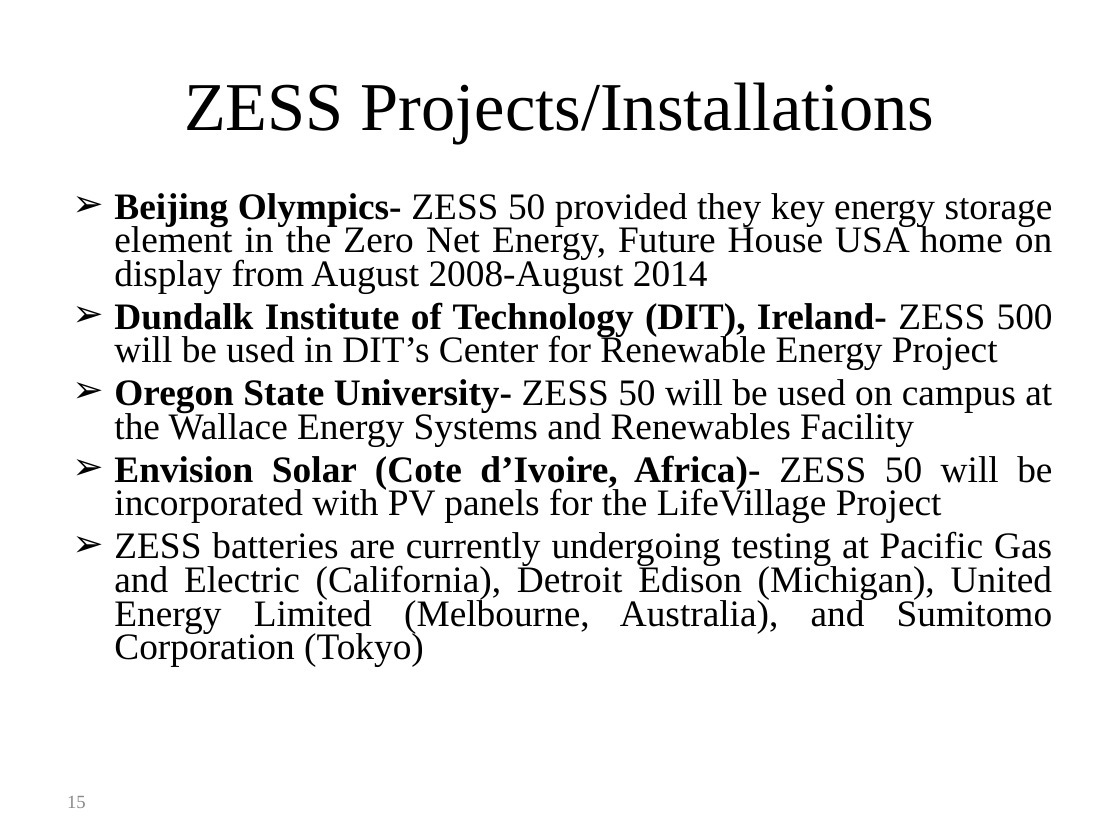
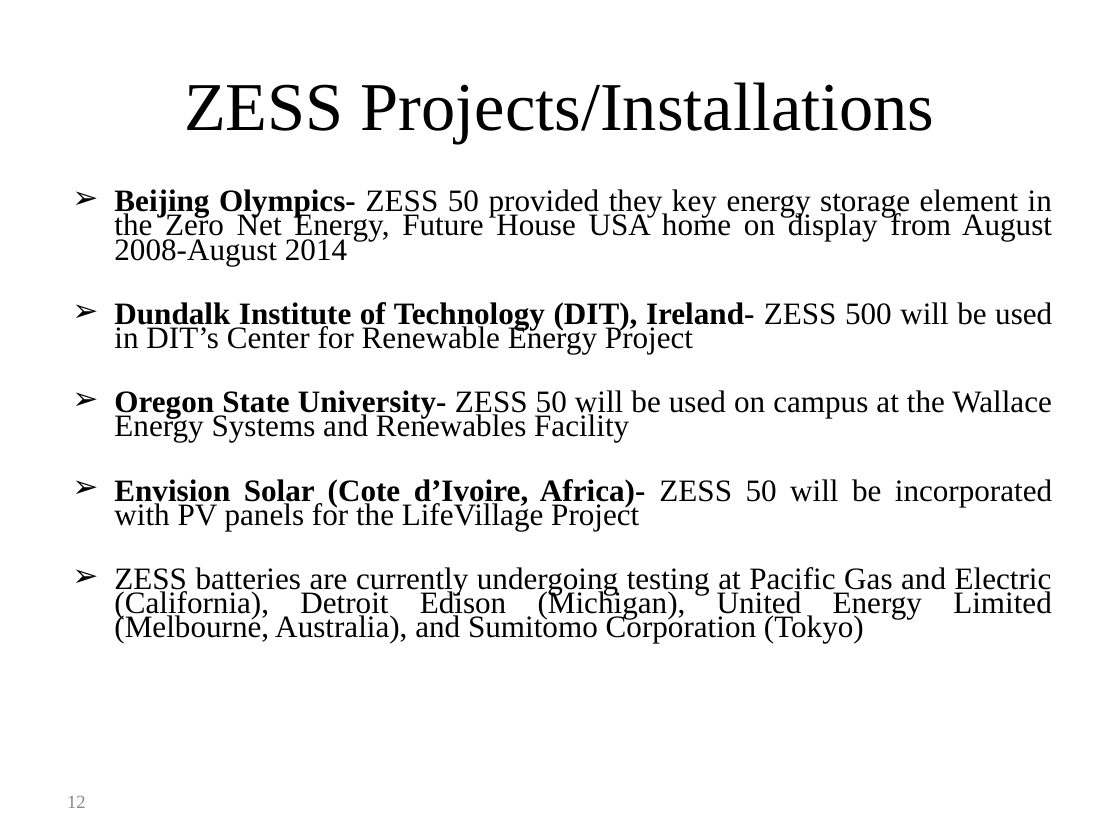
Before and after one commit to gridlab-d/course, a slide deck: slide 12 of Distribution_Analysis_Course/4.0 - Energy_Storage_and_PHEVs.ppt (slide 15 before the commit). Drawn at 1120x840 pixels with LibreOffice and Linux fonts; fonts in the diff are those of the drawing. Boxes give left, top, right and bottom in pixels: in the first picture for what was removed or moved away, otherwise in the second. Text is boxed around its words. In the diff, an @@ line names an element or a change of style, - is before the commit and + after.

```diff
--- a/Distribution_Analysis_Course/4.0 - Energy_Storage_and_PHEVs.ppt
+++ b/Distribution_Analysis_Course/4.0 - Energy_Storage_and_PHEVs.ppt
@@ text "Beijing Olympics- ZESS 50 provided ..." at box(114, 189, 1052, 643): size 24 to 20 pt; line spacing 0.75 to 0.65; less space between paragraphs @@
@@ page number at box(67, 796, 86, 808): text changed @@
-15
+12
```
Also in this commit, not shown: 7 other slides changed, 3 slides added, 3 slides removed.
